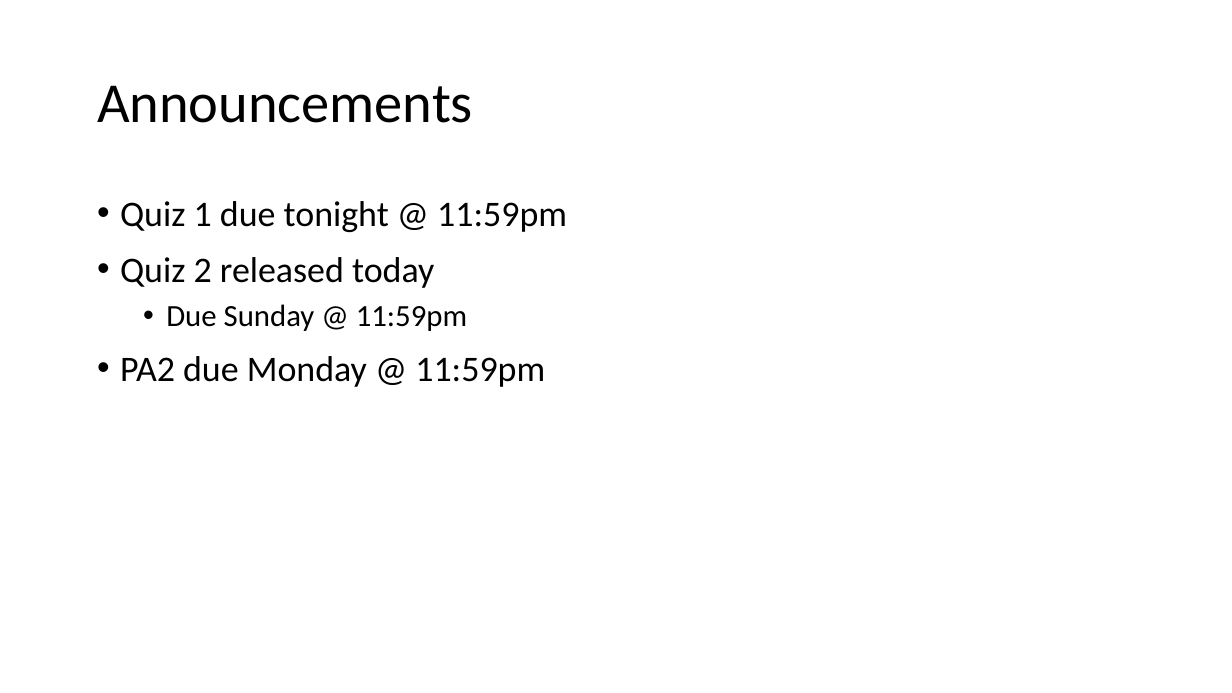
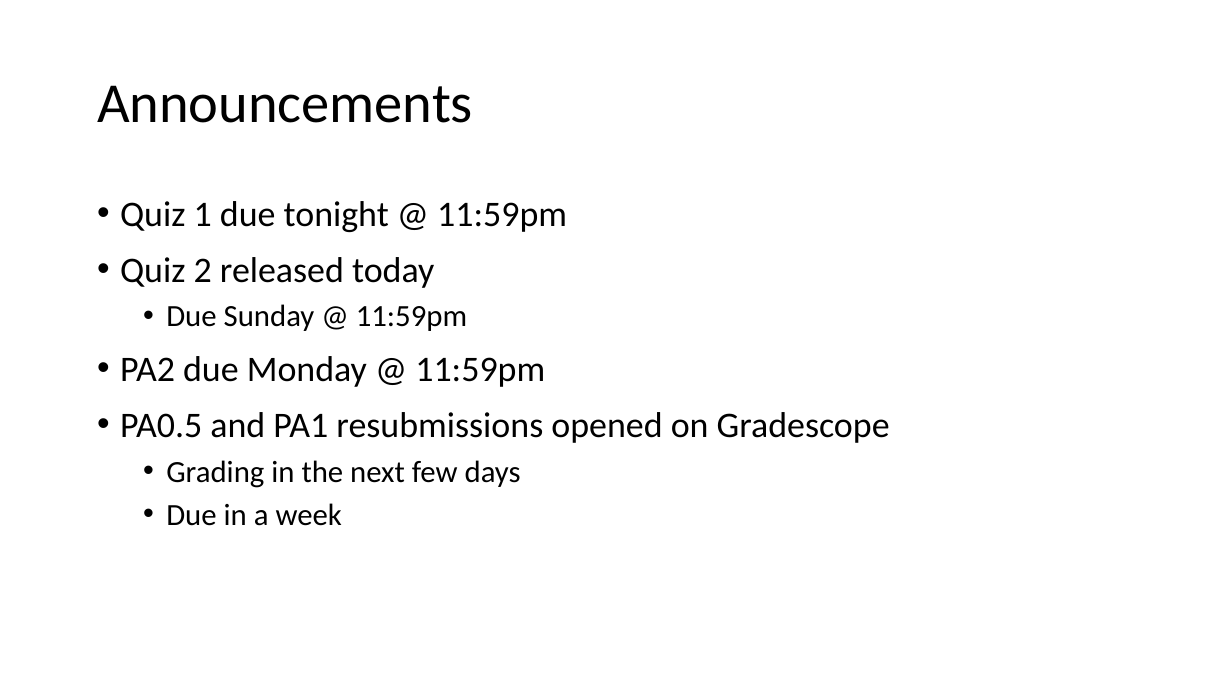
Before and after one commit to ucsd-cse11-su121/ucsd-cse11-su121.github.io, a slide deck: slide 2 of lectures/lecture-04/Lecture 04 - Lecture.pptx. Drawn at 1232x693 pixels with LibreOffice and Linux fonts; fonts in the diff are those of the drawing. Boxes give left, top, right and bottom in pixels: in the first picture for what was removed or moved away, otherwise in the second. Text is boxed around its words. In the diff, an @@ line names an element or a change of style, - is before the commit and + after.

Commit message:
Lecture 04 update

```diff
--- a/lectures/lecture-04/Lecture 04 - Lecture.pptx
+++ b/lectures/lecture-04/Lecture 04 - Lecture.pptx
@@ text at (120,412,890,526): paragraphs added @@
+• PA0.5 and PA1 resubmissions opened on Gradescope
+  • Grading in the next few days
+  • Due in a week
```
Also in this commit, not shown: 1 other file.
